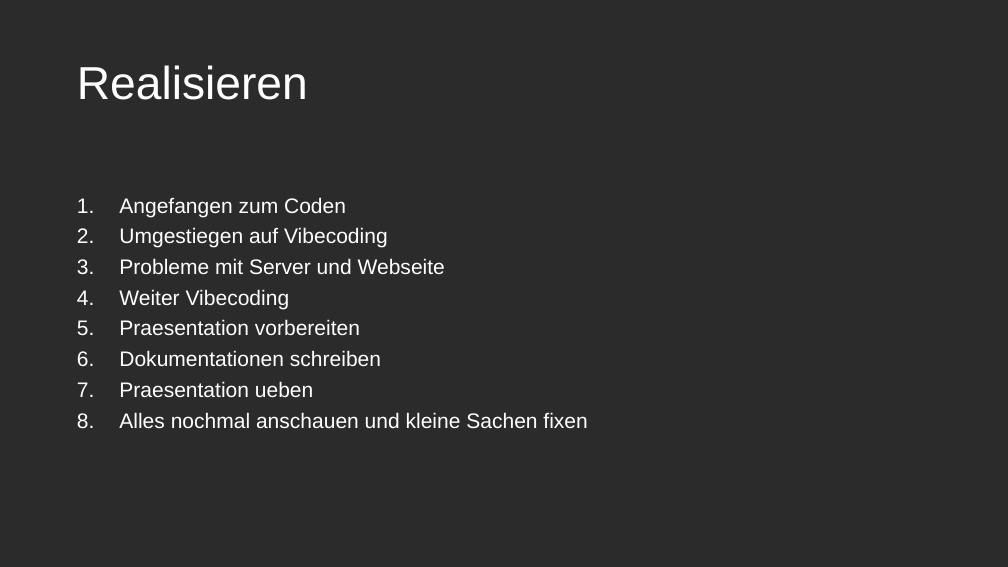
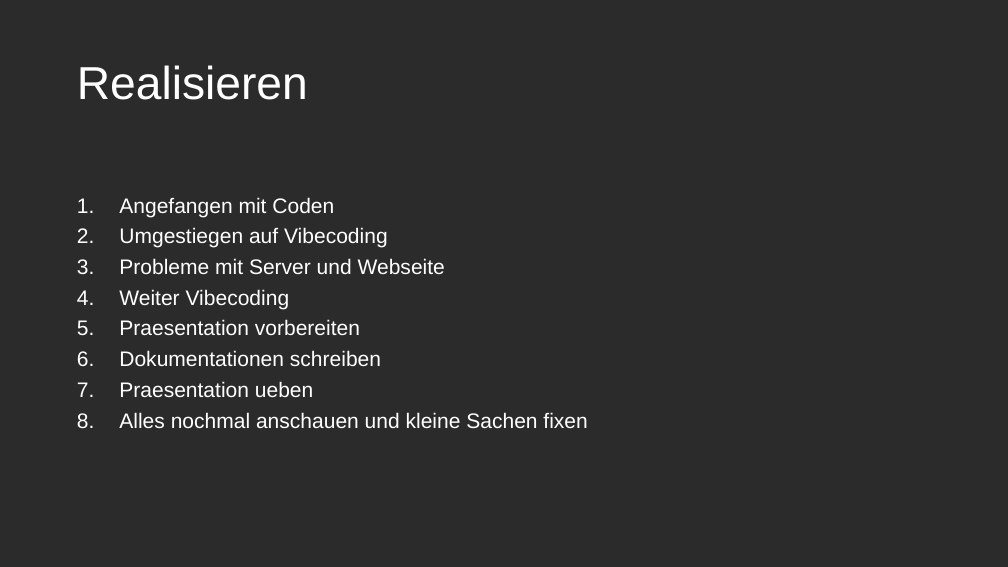
Before and after one commit to The12Forest/BBZW-M431-Wiki, a slide deck: slide 8 of Dokumentation/MinecraftWikiPPTX.pptx. Drawn at 1008x567 pixels with LibreOffice and Linux fonts; fonts in the diff are those of the drawing; background and template pictures are left out; a plain dark background stands for a picture behind light text. Boxes give left, top, right and bottom in pixels: in the first picture for what was removed or moved away, otherwise in the second. Text is boxed around its words. In the diff, an @@ line names an element or a change of style, - is before the commit and + after.

```diff
--- a/Dokumentation/MinecraftWikiPPTX.pptx
+++ b/Dokumentation/MinecraftWikiPPTX.pptx
@@ text at bbox=[119, 197, 334, 217]: text changed @@
-1. Angefangen zum Coden
+1. Angefangen mit Coden
```
Also in this commit, not shown: 3 other slides changed.
